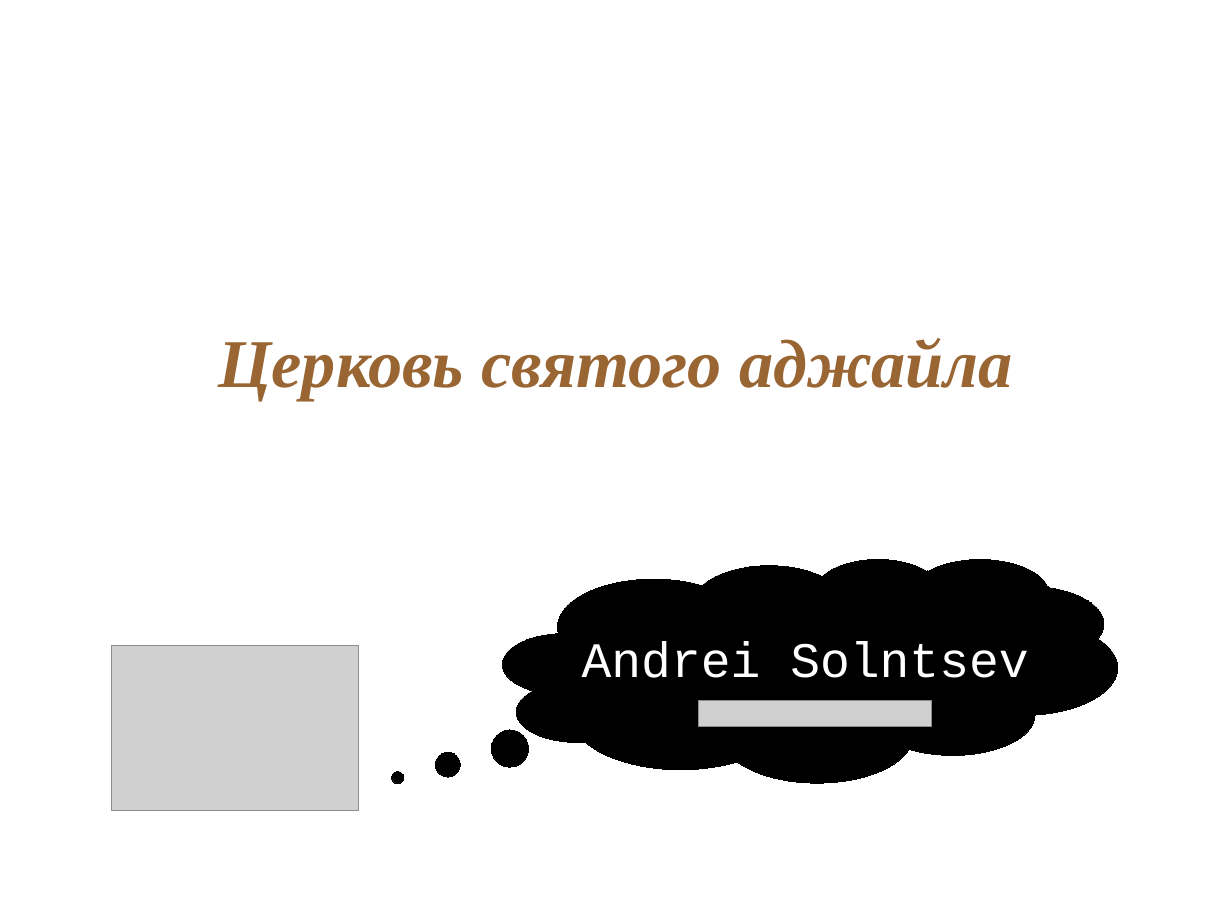
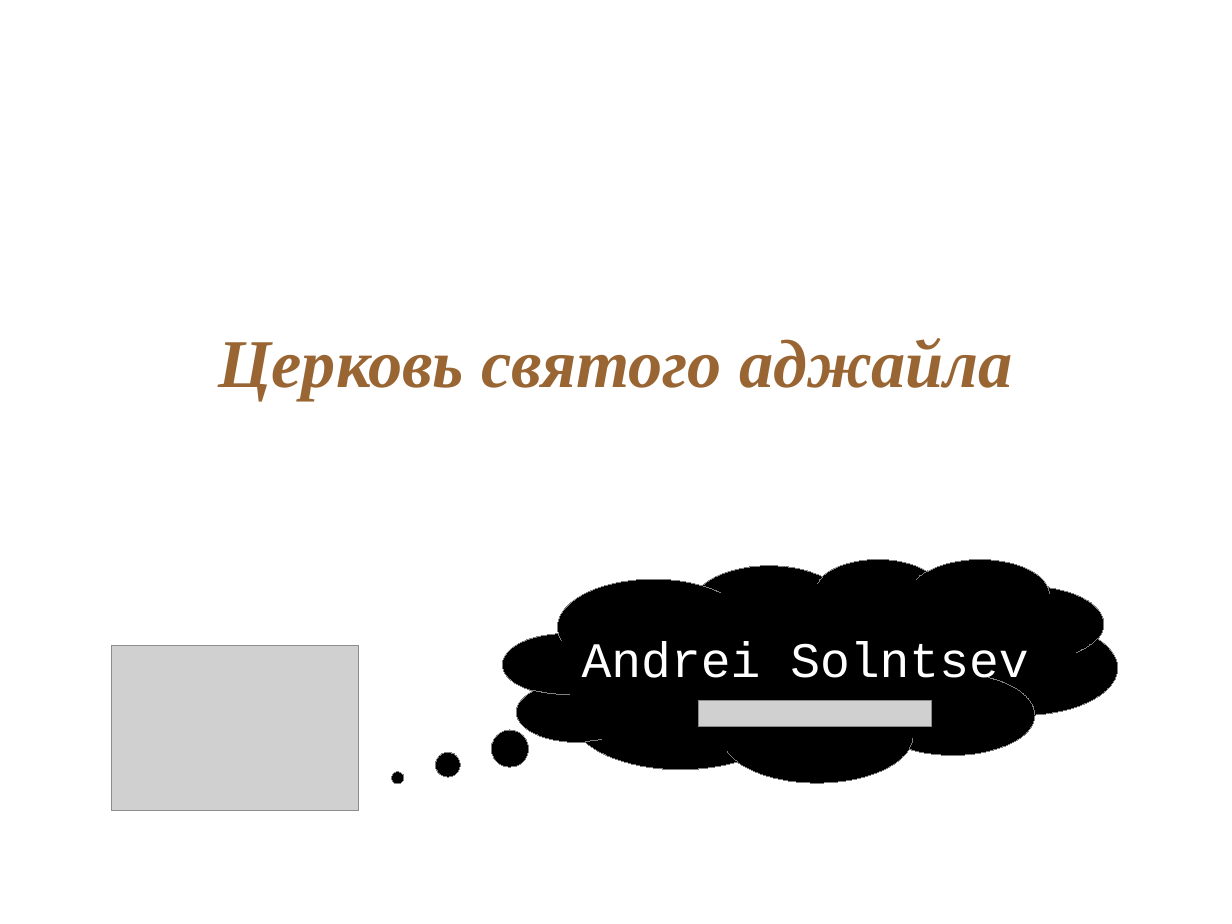
Before and after one commit to asolntsev/presentations, a slide deck: slide 1 of agile-technical-practices/agile-church.odp. Drawn at 1232x924 pixels with LibreOffice and Linux fonts; fonts in the diff are those of the drawing; grey boxes stand for pictures; background and template pictures are left out. Boxes give left, top, right and bottom in pixels: in the first picture for what was removed or moved away, otherwise in the second. Text is boxed around its words. In the diff, an @@ line names an element or a change of style, - is before the commit and + after.

Commit message:
Added more slides

```diff
--- a/agile-technical-practices/agile-church.odp
+++ b/agile-technical-practices/agile-church.odp
@@ thought cloud at (x1=503, y1=559, x2=1118, y2=783): outline #000000 0 pt to #808080 0 pt @@
```
Also in this commit, not shown: 5 slides added.
